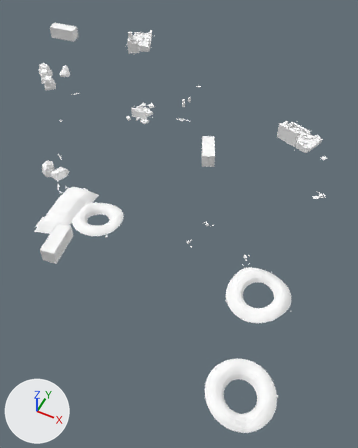
The glTF model assets/models/outdoor/outdoor_32.glb as it was, and as the next commit left it.
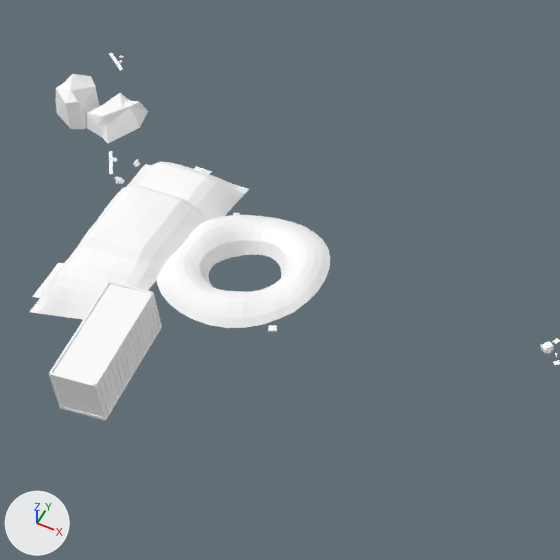
Each version is shown whole from a 50 mm lens placed at (40.4, -52.4, 64.8), pointed at (12.8, 2.8, -4.2), then close up on the part from 7% to 54% of the width and 31% to 68% of the height. Every picture has the same lights, and +X, +Y and +Z are marked at lower left. The first two pictures are the older version. Vertices at exactly the same position are counted once.

Names of what the first close-up shows: 'gas_station_town'.
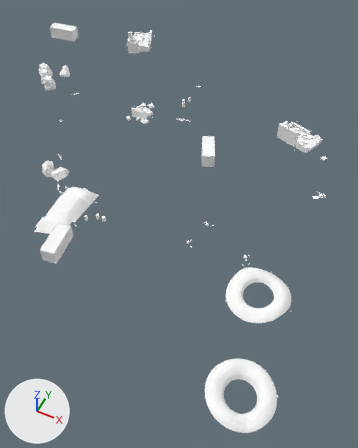
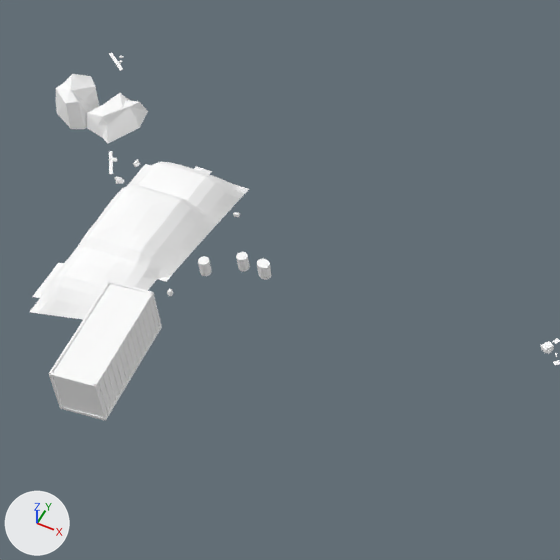
Pixel boxes (x1, y1, x2, y2) of what changed, in the close-ups (560 x 560 px):
part 1 of me_gas_station_town, added: after (236, 252, 250, 272)
part 2 of me_gas_station_town, added: after (258, 260, 272, 280)
part 3 of me_gas_station_town, cut back: before (156, 215, 330, 332); after (198, 256, 271, 278)

Diff of the bpy script that builds the scene:
```diff
--- a/assets/models/outdoor/outdoor_32.glb.py
+++ b/assets/models/outdoor/outdoor_32.glb.py
@@ me_gas_station_town @@
 # used by ob_gas_station_town; location = (0.0, 0.0, 0.0)
-me_gas_station_town.from_pydata(...)  # 5649 vertices, 8594 faces; spans x -39.5..40.5, y -29.3..45.1, z -0.5..10.2
+me_gas_station_town.from_pydata(...)  # 5769 vertices, 8606 faces; spans x -39.5..40.5, y -29.3..45.1, z -0.5..10.2
+# me_gas_station_town part 1: a new loose piece, a 12-sided cylinder along z spanning x 1.73..2.3, y -7.17..-6.61, z 1.58..2.46, in mat_kit_atlas (white #ffffff)
+# me_gas_station_town part 2: a new loose piece, a 12-sided cylinder along z spanning x 3.12..3.7, y -7.26..-6.68, z 1.73..2.61, in mat_kit_atlas (white #ffffff)
+# me_gas_station_town part 3: 43 vertices moved from x -1.3..5.9, y -10.8..-5.2, z 0.9..2.1 to x -1.3..3.7, y -7.5..-5.5, z 1.1..2.6; 273 vertices removed from x -2.6..6.3, y -11.2..-2.3, z 0.3..2.5; 81 vertices added at x 0.3..3.7, y -8.5..-6.6, z 1.7..2.7
+# other edits to the shape of me_gas_station_town do not show in these pictures
 me_gas_station_town.materials.append(mat_kit_atlas)
```
